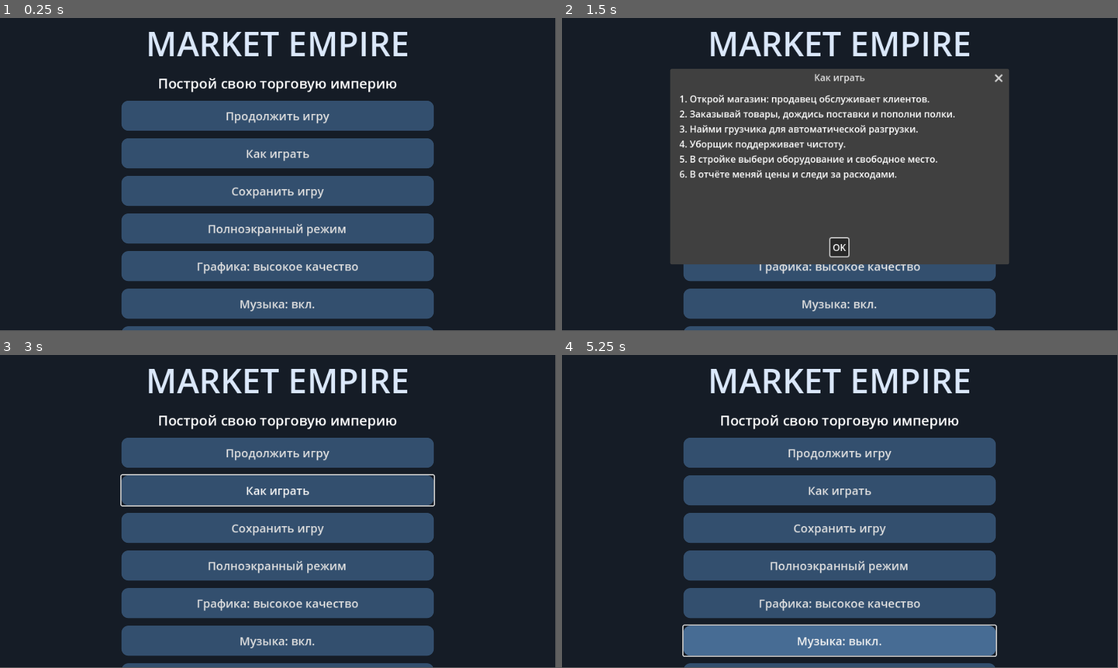
Above: before the commit, frames 1-4 (two rows, left to right).
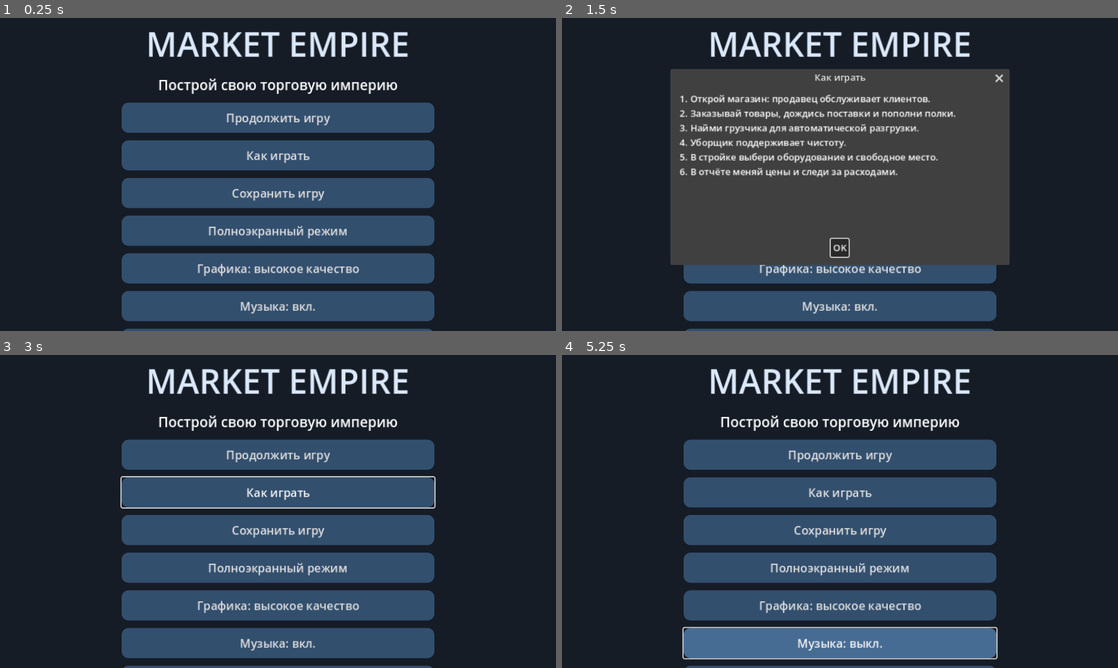
Above: after the commit, the same moments.

Repository: Denis-create-boop/mobile_game
Game: Godot game, scene res://main.tscn
Two runs of this game, one before a commit and one after it. Both use one fixed random seed, a clock stepped at 60 frames per second and the inputs below.
Inputs:
- Up to frame 1 (0.25 s): no input
- Up to frame 2 (1.5 s): click "Меню" at 0.5 s; click "Как играть" at 1.25 s
- Up to frame 3 (3 s): click "Как играть" at 2 s; click "OK" at 2.75 s
- Up to frame 4 (5.25 s): click "Открыть магазин" at 3.5 s; click "Покупки +" at 4.25 s; click "−" at 5 s
In our replay, the window is 799x449 before the commit and 800x450 after it. These sizes can differ from the game's own. Grey fills any space a smaller window leaves; there, only what the larger window draws over its background counts as a difference.

The runs differ from the first frame. In frame 1, 9.5% of the frame differs, in the area x 21-79%, y 4-100%; in frame 2, 8.0%; in frame 3, 10%; in frame 4, 10%.

Commit message:
V25: restore pre-regression V18 scene and test actual gameplay viewport

Diff:
--- a/main.gd
+++ b/main.gd
@@ -129,7 +129,8 @@
 		refresh()
 		save_game()
 	else:
-		show_menu()
+		if not (OS.has_feature("web") and JavaScriptBridge.eval("location.search.includes('visual_test=1')")==true):
+			show_menu()
 
 func style(bg: Color, radius: int = 12) -> StyleBoxFlat:
 	var s = StyleBoxFlat.new()
@@ -890,7 +891,7 @@
 		if child is Button:
 			child.custom_minimum_size.y=52
 			child.add_theme_font_size_override("font_size",20)
-	var version_label=label(column,"V24",14)
+	var version_label=label(column,"V25",14)
 	version_label.horizontal_alignment=HORIZONTAL_ALIGNMENT_CENTER
 
 func toggle_sound():
--- a/project.godot
+++ b/project.godot
@@ -9,7 +9,7 @@
 [display]
 window/size/viewport_width=960
 window/size/viewport_height=540
-window/stretch/mode="disabled"
+window/stretch/mode="canvas_items"
 window/dpi/allow_hidpi=true
 window/stretch/aspect="expand"
 window/handheld/orientation=0
--- a/store_visual.gd
+++ b/store_visual.gd
@@ -3,7 +3,7 @@
 var game
 var asset_library=preload("res://asset_library.gd").new()
 var character_serial: int=0
-var viewport: Viewport
+var viewport: SubViewport
 var stage: Node3D
 var camera: Camera3D
 var products: Array = []
@@ -75,23 +75,35 @@
 
 func _ready():
 	mouse_filter = Control.MOUSE_FILTER_STOP
-	viewport=get_viewport()
-	viewport.msaa_3d=Viewport.MSAA_DISABLED
-	stage=Node3D.new()
-	add_child(stage)
+	viewport = SubViewport.new()
+	viewport.size = Vector2i(960,640)
+	viewport.own_world_3d = true
+	viewport.msaa_3d = Viewport.MSAA_4X
+	viewport.render_target_update_mode = SubViewport.UPDATE_ALWAYS
+	add_child(viewport)
+	render_surface=TextureRect.new()
+	render_surface.texture=viewport.get_texture()
+	render_surface.expand_mode=TextureRect.EXPAND_IGNORE_SIZE
+	render_surface.stretch_mode=TextureRect.STRETCH_SCALE
+	render_surface.mouse_filter=Control.MOUSE_FILTER_IGNORE
+	render_surface.texture_filter=CanvasItem.TEXTURE_FILTER_LINEAR
+	add_child(render_surface)
+	render_surface.set_anchors_and_offsets_preset(Control.PRESET_FULL_RECT)
+	stage = Node3D.new()
+	viewport.add_child(stage)
 	var env = WorldEnvironment.new()
 	var e = Environment.new()
 	e.background_mode = Environment.BG_COLOR
-	e.background_color = Color("#303b40")
+	e.background_color = Color("#dce5ed")
 	e.ambient_light_source = Environment.AMBIENT_SOURCE_COLOR
 	e.ambient_light_color = Color("#f0f2f5")
-	e.ambient_light_energy = 0.55
+	e.ambient_light_energy = 0.53
 	env.environment = e
 	stage.add_child(env)
 	var light = DirectionalLight3D.new()
 	light.rotation_degrees = Vector3(-57,-38,0)
-	light.light_energy = 0.88
-	light.light_color=Color("#fff3e1")
+	light.light_energy = 1.10
+	light.light_color=Color("#fff8ef")
 	scene_light=light
 	light.shadow_enabled = true
 	light.directional_shadow_max_distance=30.0
@@ -115,11 +127,7 @@
 	build_district()
 	add_merchandising()
 	build_architecture()
-	build_realistic_details()
-	build_street_details()
 	reset_view()
-	camera.make_current()
-	call_deferred("ensure_camera")
 	print("Market assets loaded: ",asset_library.catalog.get("market",{}).size())
 	status_label = Label.new()
 	status_label.position = Vector2(12,53)
@@ -161,11 +169,8 @@
 
 func update_camera():
 	camera.size=camera_zoom
-	camera.near=0.2
-	camera.far=150.0
 	var target=focus
-	camera.global_position=target+Vector3(sin(orbit)*17,21,cos(orbit)*17)
-	camera.look_at(target,Vector3.UP)
+	camera.look_at_from_position(target+Vector3(sin(orbit)*17,14,cos(orbit)*17),target)
 
 func pan_map(relative: Vector2):
 	if camera==null or size.y<2:
@@ -219,7 +224,7 @@
 func select_pad(pos: Vector2):
 	if game.build_kind<0 or camera==null:
 		return
-	var pixel=get_global_transform_with_canvas()*pos
+	var pixel=pos*Vector2(viewport.size)/size
 	var origin=camera.project_ray_origin(pixel)
 	var direction=camera.project_ray_normal(pixel)
 	if absf(direction.y)<0.001:
@@ -292,10 +297,10 @@
 
 func build_store():
 	var wood = Color("#a88b72")
-	var mint = Color("#303438")
-	var cream = Color("#887b6b")
+	var mint = Color("#304b68")
+	var cream = Color("#f0eee8")
 	box(stage,Vector3(0,-0.32,0),Vector3(10.4,0.5,8.4),Color("#8f969b"))
-	make_floor(stage,Vector3(0,-0.05,0),Vector2(10,8),Color("#bcb0a0"))
+	make_floor(stage,Vector3(0,-0.05,0),Vector2(10,8),Color("#e9e7e1"))
 	box(stage,Vector3(0,0.95,-4.0),Vector3(10.3,1.9,0.18),cream)
 	box(stage,Vector3(-5,0.95,0),Vector3(0.18,1.9,8),cream)
 	box(stage,Vector3(0,1.98,-4.0),Vector3(10.45,0.17,0.29),mint)
@@ -311,7 +316,15 @@
 		var shelf = Node3D.new()
 		stage.add_child(shelf)
 		shelf.position = Vector3(x,0,-2.1)
-		make_retail_fixture(shelf,i,2.5)
+		var fixture=asset_library.spawn("market",["shelfboxes" if i!=1 else "freezersstanding"],shelf,Vector3.ZERO,Vector3(2.5,1.82,0.95))
+		if fixture==null:
+			box(shelf,Vector3(0,0.9,-0.38),Vector3(2.4,1.8,0.12),wood)
+			for y in [0.22,0.83,1.44]:
+				box(shelf,Vector3(0,y,0),Vector3(2.5,0.11,0.95),cream)
+				box(shelf,Vector3(0,y,0.48),Vector3(2.5,0.12,0.055),mint)
+			for edge in [-1.19,1.19]:
+				box(shelf,Vector3(edge,0.9,0),Vector3(0.10,1.8,0.94),wood)
+			box(shelf,Vector3(0,1.87,0),Vector3(2.5,0.28,0.95),mint)
 		box(shelf,Vector3(0,1.88,0.48),Vector3(2.5,0.23,0.12),section_color)
 		sign_text(shelf,Vector3(0,1.88,0.55),game.GOODS[i],Color.WHITE,0.0045)
 		var row: Array = []
@@ -319,7 +332,22 @@
 			var item = Node3D.new()
 			shelf.add_child(item)
 			item.position = Vector3(-0.88+(j%4)*0.58,0.29+floori(j/4.0)*0.61,0.07)
-			make_product_group(item,i,j)
+			if asset_library.food(i,item,Vector3.ZERO)!=null:
+				pass
+			elif i==0:
+				ball(item,Vector3(0,0.15,0),Vector3(0.42,0.3,0.55),Color("#c88a43"))
+				for k in range(3):
+					var mark = box(item,Vector3(-0.12+k*0.12,0.29,0),Vector3(0.04,0.015,0.21),Color("#f3cc87"))
+					mark.rotation.y = 0.5
+			elif i==1:
+				box(item,Vector3(0,0.20,0),Vector3(0.29,0.4,0.28),Color("#d9e5df"))
+				box(item,Vector3(0,0.20,0.15),Vector3(0.28,0.17,0.02),Color("#64a8d7"))
+				cylinder(item,Vector3(0,0.43,0),0.07,0.06,Color("#438cb8"))
+			else:
+				for k in range(2):
+					ball(item,Vector3(-0.10+k*0.20,0.13,0),Vector3(0.24,0.25,0.25),Color("#d85b50").lightened(k*0.12))
+					box(item,Vector3(-0.10+k*0.20,0.27,0),Vector3(0.025,0.06,0.025),wood)
+					ball(item,Vector3(-0.06+k*0.20,0.27,0),Vector3(0.11,0.035,0.06),mint)
 			row.append(item)
 		products.append(row)
 		var expansions: Array = []
@@ -344,7 +372,11 @@
 		var counter = Node3D.new()
 		stage.add_child(counter)
 		counter.position = game.counter(i)
-		make_checkout(counter)
+		if asset_library.spawn("market",["checkout","cashregister","counter"],counter,Vector3.ZERO,Vector3(2.3,1.3,0.85))==null:
+			box(counter,Vector3(0,0.48,0),Vector3(2.2,0.96,0.8),mint)
+			box(counter,Vector3(0,1.0,0),Vector3(2.3,0.13,0.85),cream)
+			box(counter,Vector3(-0.3,1.09,0),Vector3(1.2,0.07,0.6),Color("#39484b"))
+			box(counter,Vector3(0.7,1.27,0),Vector3(0.45,0.35,0.12),Color("#263b42"))
 		sign_text(counter,Vector3(0,0.55,0.43),"КАССА "+str(i+1),Color.WHITE,0.005)
 		counters.append(counter)
 		counter.visible = i<game.workers
@@ -471,15 +503,40 @@
 	var rack=Node3D.new()
 	stage.add_child(rack)
 	rack.position=game.build_slot(slot)
-	make_retail_fixture(rack,kind,2.25)
+	var color=Color("#63a9c4") if kind in [1,3,8,11] else Color("#304b68")
+	var cream=Color("#f1e8d4")
+	var height=1.15 if kind in [2,7] else 1.8
+	var fixture_names=["displayfruit"] if kind in [2,7] else (["freezersstanding"] if kind in [1,3,8,11] else ["shelfboxes"])
+	var fixture=asset_library.spawn("market",fixture_names,rack,Vector3.ZERO,Vector3(2.25,height,0.9))
+	if fixture==null:
+		box(rack,Vector3(0,height/2,-0.36),Vector3(2.25,height,0.12),color)
+		for x in [-1.09,1.09]:
+			box(rack,Vector3(x,height/2,0),Vector3(0.1,height,0.9),color)
 	var items: Array=[]
-	for j in range(12):
-		var item=Node3D.new()
-		rack.add_child(item)
-		item.position=Vector3(-0.78+(j%4)*0.52,0.29+floori(j/4.0)*0.61,0.07)
-		make_product_group(item,kind,j)
-		items.append(item)
-	sign_text(rack,Vector3(0,1.91,0.52),game.GOODS[kind],Color.WHITE,0.004)
+	for y in [0.22,0.75,1.28]:
+		var yy: float=y*0.62 if kind in [2,7] else y
+		if fixture==null:
+			box(rack,Vector3(0,yy,0),Vector3(2.25,0.09,0.9),cream)
+		for j in range(4):
+			var p=Vector3(-0.79+j*0.52,yy+0.18,0.04)
+			var item: Node3D=asset_library.food(kind,rack,p-Vector3(0,0.16,0))
+			if item!=null:
+				pass
+			elif kind==1:
+				item=box(rack,p,Vector3(0.29,0.32,0.27),Color("#a5d4ea"))
+			elif kind==0:
+				item=ball(rack,p,Vector3(0.4,0.26,0.46),Color("#d39b54"))
+			elif kind==2:
+				item=ball(rack,p,Vector3(0.31,0.3,0.31),Color("#d85b50"))
+			else:
+				var colors=[Color("#e9bf61"),Color("#f29b4d"),Color("#704b36"),Color("#874b51"),Color("#71a85c"),Color("#d2a3c6"),Color("#568a63"),Color("#dbb56d"),Color("#8ecedb")]
+				if kind in [7]:
+					item=ball(rack,p,Vector3(0.34,0.27,0.34),colors[kind-3])
+				else:
+					item=box(rack,p,Vector3(0.28,0.32,0.25),colors[kind-3])
+			items.append(item)
+	box(rack,Vector3(0,height+0.04,0),Vector3(2.25,0.16,0.92),color)
+	sign_text(rack,Vector3(0,height+0.04,0.47),game.GOODS[kind],Color.WHITE,0.004)
 	built_racks[slot]=rack
 	built_items[slot]=items
 
@@ -676,7 +733,7 @@
 		actor(people[i],c["pos"],c["carry"],delta)
 		var tag: Label3D=people[i].get_meta("order")
 		tag.text=game.GOODS[c["item"]] if c["phase"]<4 and not c["carry"] else ("Оплата" if c["carry"] and c["phase"]<4 else "")
-	status_label.text=("МАГАЗИН ОТКРЫТ" if game.running else "МАГАЗИН ЗАКРЫТ")+" | V24 • 3D: %d / резерв: %d" % [asset_library.loaded_count,asset_library.fallback_count]
+	status_label.text=("МАГАЗИН ОТКРЫТ" if game.running else "МАГАЗИН ЗАКРЫТ")+" | V25 • 3D: %d / резерв: %d" % [asset_library.loaded_count,asset_library.fallback_count]
 	sales_label.position=Vector2(12,size.y-26)
 	sales_label.text="Выручка: %d мон. | Клиентов: %d" % [game.revenue,game.customers.size()]
 
@@ -716,7 +773,7 @@
 
 func toggle_quality():
 	quality_high=not quality_high
-	viewport.msaa_3d=Viewport.MSAA_2X if quality_high and not OS.has_feature("web") else Viewport.MSAA_DISABLED
+	viewport.msaa_3d=Viewport.MSAA_4X if quality_high else Viewport.MSAA_DISABLED
 	scene_light.shadow_enabled=quality_high
 	update_render_resolution()
 
@@ -732,7 +789,7 @@
 varying vec3 world_position;
 void vertex(){world_position=(MODEL_MATRIX*vec4(VERTEX,1.0)).xyz;}
 void fragment(){
- vec2 coord=world_position.xz*1.65;
+ vec2 coord=world_position.xz;
  vec2 cell=floor(coord);
  vec2 uv=fract(coord);
  float edge=min(min(uv.x,1.0-uv.x),min(uv.y,1.0-uv.y));
@@ -742,7 +799,7 @@
  float grain=0.0;
  vec3 tile_color=tint*(0.92+variation*0.10+grain);
  ALBEDO=mix(tint*0.79,tile_color,grout);
- ROUGHNESS=0.57;
+ ROUGHNESS=0.86;
 }"""
 	var material=ShaderMaterial.new()
 	material.shader=shader
@@ -806,7 +863,16 @@
 		car.position=Vector3(-24,-0.3,20.85)
 		car.hide()
 		var paint: Color=[Color("#a23736"),Color("#e6e8e8"),Color("#355d86"),Color("#343c42"),Color("#c4a263"),Color("#4d7770")][i%6]
-		make_vehicle(car,paint,i%3)
+		box(car,Vector3(0,0.38,0),Vector3(3.2,0.55,1.35),paint)
+		box(car,Vector3(-0.1,0.78,0),Vector3(1.65,0.48,1.19),paint)
+		for side in [-1,1]:
+			box(car,Vector3(-0.1,0.79,side*0.60),Vector3(1.35,0.31,0.025),glass)
+			for x in [-1.02,1.02]:
+				cylinder(car,Vector3(x,0.26,side*0.68),0.27,0.16,metal).rotation.x=PI/2
+		# Asymmetric lights make the direction visible.
+		for side in [-1,1]:
+			box(car,Vector3(1.61,0.40,side*0.45),Vector3(0.035,0.15,0.24),Color("#fff4cf"))
+			box(car,Vector3(-1.61,0.40,side*0.45),Vector3(0.035,0.15,0.24),Color("#b4242d"))
 		traffic.append(car)
 	parking=Node3D.new()
 	stage.add_child(parking)
@@ -1071,236 +1137,19 @@
 
 # Match the actual screen-space rectangle, including window stretch and high-DPI.
 func update_render_resolution():
-	if not is_instance_valid(camera):
+	if viewport==null or size.x<2 or size.y<2:
 		return
-	if viewport.get_camera_3d()!=camera:
-		camera.make_current()
-
-func ensure_camera():
-	if not is_instance_valid(camera):
-		return
-	camera.make_current()
-	update_camera()
-
-# Retail materials: reusable brushed metal, satin wood and transparent glazing.
-func metalize(n: MeshInstance3D, color: Color, rough: float=0.35):
-	var material=mat(color).duplicate() as StandardMaterial3D
-	material.metallic=0.65
-	material.roughness=rough
-	n.material_override=material
-
-func glazing(parent: Node3D, pos: Vector3, dimensions: Vector3):
-	var n=box(parent,pos,dimensions,Color("#b9d8de"))
-	var material=StandardMaterial3D.new()
-	material.albedo_color=Color(0.72,0.88,0.93,0.16)
-	material.transparency=BaseMaterial3D.TRANSPARENCY_ALPHA
-	material.roughness=0.16
-	material.metallic=0.12
-	n.material_override=material
-	n.cast_shadow=GeometryInstance3D.SHADOW_CASTING_SETTING_OFF
-
-func light_strip(parent: Node3D, pos: Vector3, dimensions: Vector3):
-	var n=box(parent,pos,dimensions,Color("#fff1cd"))
-	var m=StandardMaterial3D.new()
-	m.albedo_color=Color("#fff1cd")
-	m.emission_enabled=true
-	m.emission=Color("#ffe5b5")
-	m.emission_energy_multiplier=1.6
-	n.material_override=m
-	n.cast_shadow=GeometryInstance3D.SHADOW_CASTING_SETTING_OFF
-
-func make_retail_fixture(parent: Node3D, kind: int, width: float):
-	var black=Color("#303336")
-	var steel=Color("#737b80")
-	var oak=Color("#a17c56")
-	var cold: bool=kind in [1,3,8,11]
-	box(parent,Vector3(0,0.10,0),Vector3(width,0.20,0.96),black)
-	box(parent,Vector3(0,0.94,-0.43),Vector3(width,1.76,0.08),black if cold else oak)
-	for side in [-1,1]:
-		var x: float=side*(width*0.5-0.035)
-		metalize(box(parent,Vector3(x,0.97,0),Vector3(0.07,1.80,0.94),steel),steel)
-		box(parent,Vector3(x,0.96,0.39),Vector3(0.055,1.78,0.06),black)
-	for y in [0.23,0.84,1.45]:
-		metalize(box(parent,Vector3(0,y,0),Vector3(width-0.12,0.075,0.85),steel),steel)
-		box(parent,Vector3(0,y,0.445),Vector3(width-0.10,0.085,0.035),black)
-		for j in range(4):
-			var x: float=-width*0.375+j*width*0.25
-			box(parent,Vector3(x,y,0.466),Vector3(0.22,0.045,0.01),Color("#eee8d8"))
-			for k in range(3):
-				box(parent,Vector3(x-0.06+k*0.04,y,0.474),Vector3(0.009,0.023,0.004),black)
-		light_strip(parent,Vector3(0,y+0.035,-0.33),Vector3(width-0.18,0.018,0.035))
-	box(parent,Vector3(0,1.85,0),Vector3(width,0.13,0.95),black)
-	light_strip(parent,Vector3(0,1.77,0.36),Vector3(width-0.16,0.025,0.045))
-	if cold:
-		for side in [-1,1]:
-			var x: float=side*width*0.25
-			glazing(parent,Vector3(x,1.0,0.49),Vector3(width*0.5-0.055,1.57,0.018))
-			box(parent,Vector3(x+side*0.42,1.04,0.53),Vector3(0.035,0.28,0.045),steel)
-		box(parent,Vector3(0,1.0,0.50),Vector3(0.045,1.63,0.04),black)
-		for j in range(11):
-			box(parent,Vector3(-width*0.41+j*width*0.082,0.10,0.49),Vector3(0.025,0.075,0.015),steel)
-
-func make_product_group(parent: Node3D, kind: int, serial: int):
-	var palette: Array[Color]=[Color("#d34c36"),Color("#e8aa30"),Color("#3e80b2"),Color("#528744"),Color("#f0e6ce"),Color("#794d36")]
-	if kind==0:
-		for j in range(3):
-			var x: float=(j-1)*0.15
-			var bread=ball(parent,Vector3(x,0.10,0),Vector3(0.16,0.20,0.38),Color("#b87836").lightened(j*0.08))
-			for k in range(3):
-				var cut=box(parent,Vector3(x,0.19,-0.10+k*0.10),Vector3(0.12,0.009,0.025),Color("#e7bd77"))
-				cut.rotation.y=0.45
-	elif kind in [2,7]:
-		for j in range(6):
-			var color: Color=Color("#bd3c27") if (j+serial)%3==0 else Color("#87a342") if (j+serial)%3==1 else Color("#e6a22e")
-			if kind==7:
-				color=Color("#4f863e") if j%2==0 else Color("#c88032")
-			var p=Vector3((j%3-1)*0.14,0.07,-0.10+floori(j/3.0)*0.16)
-			ball(parent,p,Vector3(0.14,0.14,0.14),color)
-			box(parent,p+Vector3(0,0.077,0),Vector3(0.015,0.035,0.015),Color("#60452d"))
-	else:
-		for j in range(3):
-			var x: float=(j-1)*0.15
-			var color: Color=palette[(serial+j+kind)%palette.size()]
-			if kind in [4,5,9]:
-				cylinder(parent,Vector3(x,0.13,0),0.059,0.26,color)
-				cylinder(parent,Vector3(x,0.275,0),0.042,0.04,Color("#dad9d2"))
-				cylinder(parent,Vector3(x,0.12,0),0.061,0.105,Color("#eee2c4"))
-			else:
-				var h: float=0.30 if kind==1 else 0.22
-				box(parent,Vector3(x,h*0.5,0),Vector3(0.13,h,0.14),Color("#f0eee7") if kind==1 else color)
-				box(parent,Vector3(x,h*0.45,0.073),Vector3(0.12,h*0.50,0.008),color)
-				box(parent,Vector3(x,h*0.48,0.079),Vector3(0.075,0.035,0.004),Color("#f8efda"))
-				for k in range(2):
-					box(parent,Vector3(x,h*0.32-k*0.018,0.079),Vector3(0.065,0.008,0.004),Color("#4b4944"))
-				if kind==1:
-					cylinder(parent,Vector3(x,h+0.016,0),0.032,0.032,color)
-
-func make_checkout(parent: Node3D):
-	var graphite=Color("#393c3f")
-	var steel=Color("#a0a4a3")
-	var green=Color("#6aa65a")
-	box(parent,Vector3(0,0.44,0),Vector3(2.20,0.88,0.76),graphite)
-	metalize(box(parent,Vector3(0,0.94,0),Vector3(2.30,0.12,0.83),steel),steel)
-	box(parent,Vector3(-0.36,1.013,0),Vector3(1.36,0.035,0.58),Color("#222629"))
-	for x in [-1.05,0.32]:
-		metalize(box(parent,Vector3(x,1.04,0),Vector3(0.055,0.055,0.65),steel),steel)
-	box(parent,Vector3(0,0.86,0.40),Vector3(2.15,0.035,0.025),green)
-	box(parent,Vector3(0.60,1.03,0.05),Vector3(0.32,0.055,0.30),Color("#15191c"))
-	glazing(parent,Vector3(0.60,1.065,0.05),Vector3(0.25,0.012,0.22))
-	box(parent,Vector3(0.89,1.15,-0.20),Vector3(0.075,0.30,0.075),graphite)
-	box(parent,Vector3(0.89,1.36,-0.20),Vector3(0.38,0.27,0.075),graphite)
-	light_strip(parent,Vector3(0.89,1.36,-0.157),Vector3(0.31,0.19,0.009))
-	for j in range(3):
-		box(parent,Vector3(0.89,1.30+j*0.05,-0.148),Vector3(0.24,0.012,0.005),Color("#3a777e"))
-	box(parent,Vector3(0.75,1.09,0.25),Vector3(0.16,0.10,0.23),Color("#24282b"))
-	for j in range(3):
-		for k in range(3):
-			box(parent,Vector3(0.70+j*0.045,1.145,0.19+k*0.045),Vector3(0.028,0.009,0.028),steel)
-
-func build_realistic_details():
-	var graphite=Color("#303438")
-	var wood=Color("#906b49")
-	# Warm lit timber wall panels behind equipment.
-	for i in range(22):
-		box(stage,Vector3(-4.77+i*0.45,0.94,-3.76),Vector3(0.435,1.78,0.05),wood.lightened(float(i%4)*0.045))
-	for x in [-4.55,-1.65,1.45,4.5]:
-		light_strip(stage,Vector3(x,1.90,-3.68),Vector3(0.09,0.05,0.26))
-		var lamp=OmniLight3D.new()
-		lamp.light_color=Color("#ffddaf")
-		lamp.light_energy=0.55
-		lamp.omni_range=3.5
-		lamp.shadow_enabled=false
-		stage.add_child(lamp)
-		lamp.position=Vector3(x,2.15,-3.15)
-	# Front glazing, keeping the original entrance clear.
-	for x in [-0.85,1.45,3.75]:
-		glazing(stage,Vector3(x,1.05,4.12),Vector3(2.12,1.78,0.025))
-		for dx in [-1.08,1.08]:
-			box(stage,Vector3(x+dx,1.05,4.12),Vector3(0.075,1.90,0.12),graphite)
-		box(stage,Vector3(x,0.14,4.12),Vector3(2.16,0.16,0.16),graphite)
-		box(stage,Vector3(x,1.98,4.12),Vector3(2.16,0.09,0.12),graphite)
-	# Storage rack with cardboard cartons and packing labels.
-	for y in [0.26,0.95,1.64]:
-		metalize(box(stage,Vector3(-7.4,y,-2.0),Vector3(0.75,0.08,2.5),Color("#777d80")),Color("#777d80"))
-		for j in range(4):
-			var p=Vector3(-7.4,y+0.22,-2.9+j*0.60)
-			box(stage,p,Vector3(0.62,0.36,0.51),Color("#b49265"))
-			box(stage,p+Vector3(0,0.183,0),Vector3(0.08,0.009,0.51),Color("#dfc39b"))
-			box(stage,p+Vector3(0.314,0.04,0),Vector3(0.009,0.12,0.24),Color("#eee7d9"))
-	for z in [-3.23,-0.77]:
-		for x in [-7.77,-7.03]:
-			metalize(box(stage,Vector3(x,0.90,z),Vector3(0.055,1.80,0.055),Color("#777d80")),Color("#777d80"))
-
-# Rounded vehicle hulls use a shared low-poly surface with smooth normals.
-func vehicle_body(parent: Node3D, pos: Vector3, dimensions: Vector3, color: Color):
-	var n=ball(parent,pos,dimensions,color)
-	var m=mat(color).duplicate() as StandardMaterial3D
-	m.metallic=0.30
-	m.roughness=0.26
-	n.material_override=m
-
-func make_vehicle(car: Node3D, paint: Color, kind: int):
-	var tire=Color("#222326")
-	var trim=Color("#45494c")
-	var glass=Color("#344b60")
-	var cabin_height: float=0.46 if kind==0 else 0.62 if kind==1 else 0.53
-	vehicle_body(car,Vector3(0,0.44,0),Vector3(3.26,0.68,1.40),paint)
-	vehicle_body(car,Vector3(-0.18,0.77,0),Vector3(1.94,cabin_height,1.22),paint)
-	vehicle_body(car,Vector3(-0.16,0.79,0),Vector3(1.85,cabin_height*0.83,1.235),glass)
-	vehicle_body(car,Vector3(-0.20,0.99,0),Vector3(1.16,0.12,0.98),paint)
-	for side in [-1,1]:
-		box(car,Vector3(-0.20,0.79,side*0.60),Vector3(0.055,0.32,0.025),trim)
-		box(car,Vector3(0.18,0.53,side*0.67),Vector3(0.13,0.035,0.025),trim)
-		vehicle_body(car,Vector3(0.55,0.74,side*0.71),Vector3(0.24,0.11,0.20),paint)
-		for x in [-1.04,1.04]:
-			var wheel=cylinder(car,Vector3(x,0.27,side*0.67),0.27,0.19,tire)
-			wheel.rotation.x=PI/2
-			var hub=cylinder(car,Vector3(x,0.27,side*0.777),0.17,0.025,Color("#a8adb2"))
-			hub.rotation.x=PI/2
-			for j in range(5):
-				var angle: float=j*TAU/5.0
-				var spoke=box(car,Vector3(x+cos(angle)*0.073,0.27+sin(angle)*0.073,side*0.795),Vector3(0.12,0.025,0.008),trim)
-				spoke.rotation.z=angle
-		vehicle_body(car,Vector3(1.42,0.46,side*0.43),Vector3(0.22,0.13,0.33),Color("#fff3c9"))
-		vehicle_body(car,Vector3(-1.42,0.46,side*0.43),Vector3(0.20,0.13,0.31),Color("#c43538"))
-	box(car,Vector3(1.55,0.32,0),Vector3(0.035,0.12,0.68),trim)
-	box(car,Vector3(-1.55,0.36,0),Vector3(0.035,0.12,0.42),Color("#e4e4dc"))
-	box(car,Vector3(1.56,0.40,0),Vector3(0.03,0.12,0.42),Color("#e4e4dc"))
-
-func build_street_details():
-	var dark=Color("#45474a")
-	var oak=Color("#a77b50")
-	var concrete=Color("#96999a")
-	# Street furniture with slatted seats and raised flower planters.
-	for x in [-0.9,2.0]:
-		for j in range(5):
-			box(stage,Vector3(x,0.33,5.05+j*0.08),Vector3(1.35,0.055,0.065),oak.lightened(j*0.025))
-		for j in range(4):
-			box(stage,Vector3(x,0.44+j*0.075,5.45),Vector3(1.35,0.055,0.055),oak)
-		for side in [-1,1]:
-			box(stage,Vector3(x+side*0.55,0.24,5.26),Vector3(0.07,0.48,0.40),dark)
-	for x in [-5.0,-1.7,3.4,4.8]:
-		box(stage,Vector3(x,0.15,5.65),Vector3(0.76,0.30,0.60),oak)
-		box(stage,Vector3(x,0.31,5.65),Vector3(0.71,0.035,0.55),Color("#473a2c"))
-		for j in range(7):
-			var p=Vector3(x-0.26+(j%4)*0.17,0.43+0.045*(j%2),5.51+floori(j/4.0)*0.24)
-			ball(stage,p,Vector3(0.19,0.25,0.19),Color("#42703e").lightened((j%3)*0.09))
-			ball(stage,p+Vector3(0,0.15,0),Vector3(0.10,0.07,0.10),[Color("#be476a"),Color("#dca43c"),Color("#7068bd")][j%3])
-	# Continuous pavement and raised kerbs outside the maximum road width.
-	for side in [-1,1]:
-		var z: float=19.5+side*8.8
-		box(stage,Vector3(2,-0.26,z),Vector3(42,0.16,1.4),concrete)
-		make_floor(stage,Vector3(2,-0.22,z),Vector2(42,1.4),Color("#b1ada5"))
-		box(stage,Vector3(2,-0.24,z-side*0.73),Vector3(42,0.22,0.12),Color("#e1ddd4"))
-	# Store doorway with glass leaves parked open, warm vertical luminaires.
-	for x in [-4.72,-2.08]:
-		glazing(stage,Vector3(x,1.03,4.16),Vector3(0.48,1.83,0.035))
-		box(stage,Vector3(x,1.0,4.19),Vector3(0.035,0.35,0.06),dark)
-		light_strip(stage,Vector3(x,1.30,4.25),Vector3(0.045,0.62,0.045))
-	# Doorway mat and threshold.
-	box(stage,Vector3(-3.4,0.025,3.55),Vector3(2.15,0.035,0.70),Color("#414347"))
-	for j in range(12):
-		box(stage,Vector3(-4.38+j*0.18,0.046,3.55),Vector3(0.025,0.008,0.66),Color("#5d5e60"))
+	var transform_scale: Vector2=get_global_transform_with_canvas().get_scale().abs()
+	var screen_size: Vector2=size*transform_scale
+	var scale_factor: float=1.75 if quality_high else 1.0
+	var target: Vector2=screen_size*scale_factor
+	var limit: float=3200.0 if quality_high else 1600.0
+	if maxf(target.x,target.y)>limit:
+		target*=limit/maxf(target.x,target.y)
+	var wanted=Vector2i(maxi(2,roundi(target.x)),maxi(2,roundi(target.y)))
+	if wanted!=render_size:
+		render_size=wanted
+		viewport.size=wanted
 
 func pedestrians_on_road() -> bool:
 	for p in game.street_queue:
